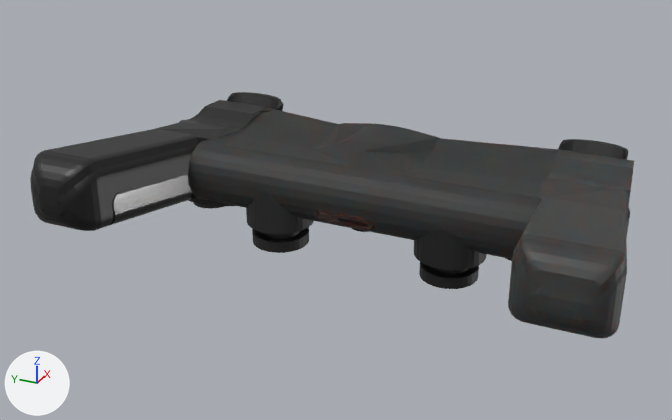
One commit to the Blender file Ms.Mahmoudabadi/d...ps4.blend: the scene before it, then after it.
Camera for both pictures: a 50 mm lens placed at (-23.08, -8.92, 10.18), pointed at (-2.62, 0.29, -0.05). Lighting does not change. The marker at lower left points along +X, +Y and +Z.

Before the edit, the objects in view are built like this:
```python
ob_cube = bpy.data.objects.new('Cube', me_cube)
ob_cube.location = (0.0, 0.0, 0.0)
ob_cube_001 = bpy.data.objects.new('Cube.001', me_cube_001)
ob_cube_001.location = (0.0, -8.3, 0.0)
ob_cube_002 = bpy.data.objects.new('Cube.002', me_cube_002)
ob_cube_002.location = (0.58, 5.74, 0.01)
ob_cylinder = bpy.data.objects.new('Cylinder', me_cylinder_001)
ob_cylinder.location = (-0.52, -5.15, -0.4)
ob_cylinder.scale = (1.76, 1.76, 0.533)
ob_cylinder_001 = bpy.data.objects.new('Cylinder.001', me_cylinder_002)
ob_cylinder_001.location = (-0.52, 4.7, -0.4)
ob_cylinder_001.scale = (1.76, 1.76, 0.533)
ob_cylinder_002 = bpy.data.objects.new('Cylinder.002', me_cylinder_003)
ob_cylinder_002.location = (-1.98, -2.7, -0.23)
ob_cylinder_002.scale = (0.95, 0.95, 0.701)
ob_cylinder_003 = bpy.data.objects.new('Cylinder.003', me_cylinder_004)
ob_cylinder_003.location = (-1.98, 2.3, -0.23)
ob_cylinder_003.scale = (0.95, 0.95, 0.701)
ob_cylinder_016 = bpy.data.objects.new('Cylinder.016', me_cylinder)
ob_cylinder_016.location = (-1.72, -0.19, -0.37)
ob_cylinder_016.scale = (0.409, 0.409, 0.409)
ob_cylinder_022 = bpy.data.objects.new('Cylinder.022', me_cylinder_023)
ob_cylinder_022.location = (1.49, 5.06, 0.12)
ob_cylinder_022.scale = (0.474, 0.927, 0.869)
# also in view: 'Cylinder.021' at (1.52, -5.52, 0.25)
```
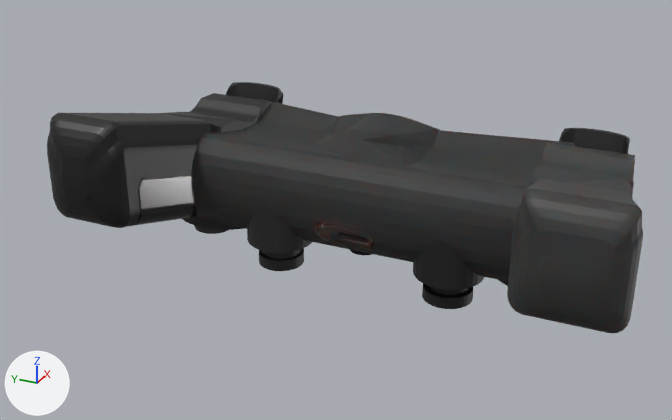
Pixel boxes (x1, y1, x2, y2) of what changed, in the pictures (672 x 420 px; the box of a moved part takes in the faces that stretch with it):
'Cube', moved, rescaled (20% taller): before (188, 108, 574, 259); after (191, 99, 575, 281)
'Cube.001', moved, rescaled (8% wider): before (508, 150, 634, 339); after (507, 142, 643, 333)
'Cube.002', moved, turned, rescaled: before (30, 100, 268, 231); after (47, 93, 272, 228)
'Cylinder.002', reshaped, moved, rescaled (15% taller): before (414, 229, 487, 289); after (413, 240, 484, 309)
'Cylinder.003', reshaped, moved, rescaled (12% taller): before (246, 196, 314, 253); after (247, 207, 312, 271)
'Cylinder.021', moved, rescaled: before (558, 139, 628, 160); after (558, 128, 630, 154)
'Cylinder.022', moved, rescaled: before (226, 92, 284, 112); after (225, 82, 284, 104)
'Cylinder.001', moved, rescaled: before (188, 197, 234, 206); after (182, 216, 245, 230)
'Cylinder.019', moved, rescaled: before (193, 202, 224, 209); after (194, 225, 228, 234)
'Cylinder', moved, rescaled: before (506, 208, 630, 261); after (499, 280, 508, 286)
'Cylinder.016', moved, rescaled: before (352, 228, 369, 232); after (350, 250, 372, 255)
part 1 of me_cylinder_003, moved or reshaped: before (419, 262, 479, 289); after (422, 283, 473, 309)
part 2 of me_cylinder_004, moved or reshaped: before (252, 227, 309, 253); after (259, 248, 304, 271)

What changed in the scene script:
```text
Change me_cylinder_003:
    used by ob_cylinder_002; location = (-1.98, -2.7, -0.23); scale = (0.95, 0.95, 0.701)
    remove me_cylinder_003.from_pydata(...)  # 320 vertices, 290 faces; spans x -1.0..1.0, y -1.0..1.0, z -2.01..1.0
    add me_cylinder_003.from_pydata(...)  # 320 vertices, 290 faces; spans x -1.0..1.0, y -1.0..1.0, z -1.98..1.0
    me_cylinder_003 part 1: 64 of the vertices in x -0.82..0.82, y -0.82..0.82, z -2.01..-1.56 are scaled about their middle by 0.868
Change me_cylinder_004:
    used by ob_cylinder_003; location = (-1.98, 2.3, -0.23); scale = (0.95, 0.95, 0.701)
    remove me_cylinder_004.from_pydata(...)  # 352 vertices, 322 faces; spans x -1.0..1.0, y -1.0..1.0, z -1.99..1.0
    add me_cylinder_004.from_pydata(...)  # 352 vertices, 322 faces; spans x -1.0..1.0, y -1.0..1.0, z -1.97..1.0
    me_cylinder_004 part 2: 64 of the vertices in x -0.85..0.85, y -0.85..0.85, z -1.99..-1.54 are scaled about their middle by (0.808, 0.808, 0.854), then moved by (0.0, 0.0, -0.01)
Change ob_cube:
    ob_cube.location: (0.0, 0.0, 0.0) -> (0.0, 0.0, -0.29)
    ob_cube.scale: (1.0, 1.0, 1.0) -> (1.0, 1.0, 1.53)
Change ob_cube_001:
    ob_cube_001.location: (0.0, -8.3, 0.0) -> (0.0, -8.58, -0.29)
    ob_cube_001.scale: (1.0, 1.0, 1.0) -> (0.87, 1.16, 1.53)
Change ob_cube_002:
    ob_cube_002.location: (0.58, 5.74, 0.01) -> (0.58, 5.74, -0.27)
    ob_cube_002.rotation_euler: (0.0, 0.0, 0.0) -> (0.0, 0.0, -0.0028)  # degrees (0, 0, 0) -> degrees (0, 0, -0.2)
    ob_cube_002.scale: (1.0, 1.0, 1.0) -> (0.85, 1.23, 1.53)
Change ob_cylinder:
    ob_cylinder.location: (-0.52, -5.15, -0.4) -> (-0.52, -5.15, -0.9)
    ob_cylinder.scale: (1.76, 1.76, 0.533) -> (1.76, 1.76, 0.818)
Change ob_cylinder_001:
    ob_cylinder_001.location: (-0.52, 4.7, -0.4) -> (-0.52, 4.7, -0.9)
    ob_cylinder_001.scale: (1.76, 1.76, 0.533) -> (1.76, 1.76, 0.818)
Change ob_cylinder_002:
    ob_cylinder_002.location: (-1.98, -2.7, -0.23) -> (-1.98, -2.7, -0.65)
    ob_cylinder_002.scale: (0.95, 0.95, 0.701) -> (0.95, 0.95, 0.833)
Change ob_cylinder_003:
    ob_cylinder_003.location: (-1.98, 2.3, -0.23) -> (-1.98, 2.3, -0.65)
    ob_cylinder_003.scale: (0.95, 0.95, 0.701) -> (0.95, 0.95, 0.833)
Change ob_cylinder_016:
    ob_cylinder_016.location: (-1.72, -0.19, -0.37) -> (-1.72, -0.19, -0.86)
    ob_cylinder_016.scale: (0.409, 0.409, 0.409) -> (0.409, 0.409, 0.627)
Change ob_cylinder_019:
    ob_cylinder_019.location: (-0.54, 5.65, -0.39) -> (-0.54, 5.65, -0.9)
    ob_cylinder_019.scale: (0.58, 0.58, 0.58) -> (0.58, 0.58, 0.89)
Change ob_cylinder_021:
    ob_cylinder_021.location: (1.46, -5.52, 0.12) -> (1.46, -5.52, -0.12)
    ob_cylinder_021.scale: (0.474, 0.927, 0.869) -> (0.474, 0.927, 1.33)
Change ob_cylinder_022:
    ob_cylinder_022.location: (1.49, 5.06, 0.12) -> (1.49, 5.06, -0.12)
    ob_cylinder_022.scale: (0.474, 0.927, 0.869) -> (0.474, 0.927, 1.33)
```
